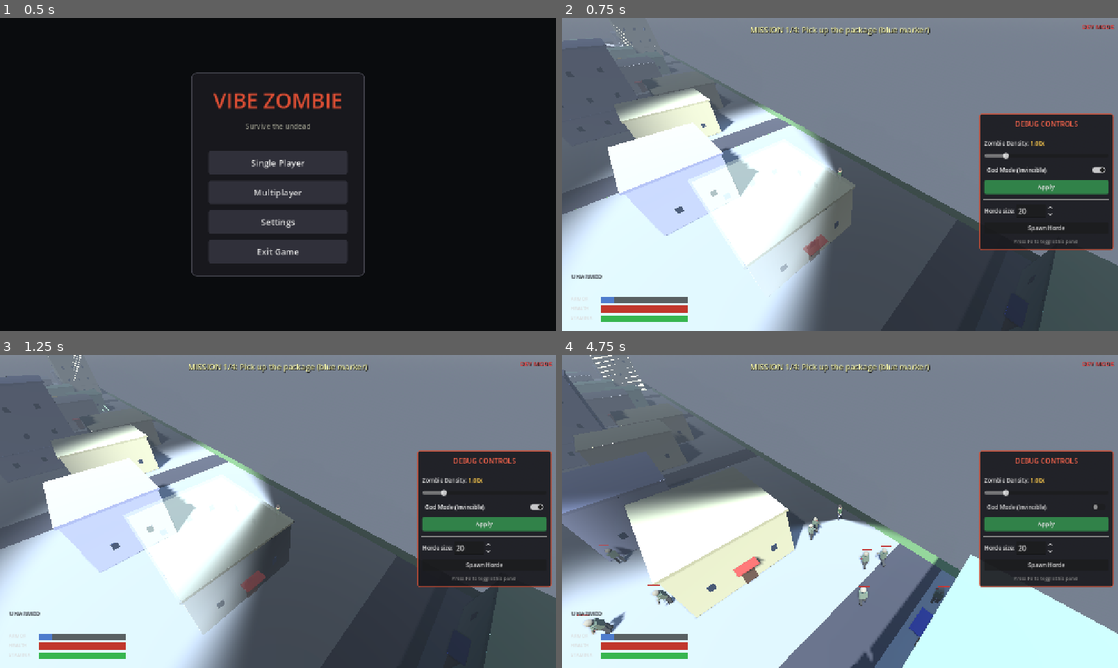
Above: before the commit, frames 1-4 (two rows, left to right).
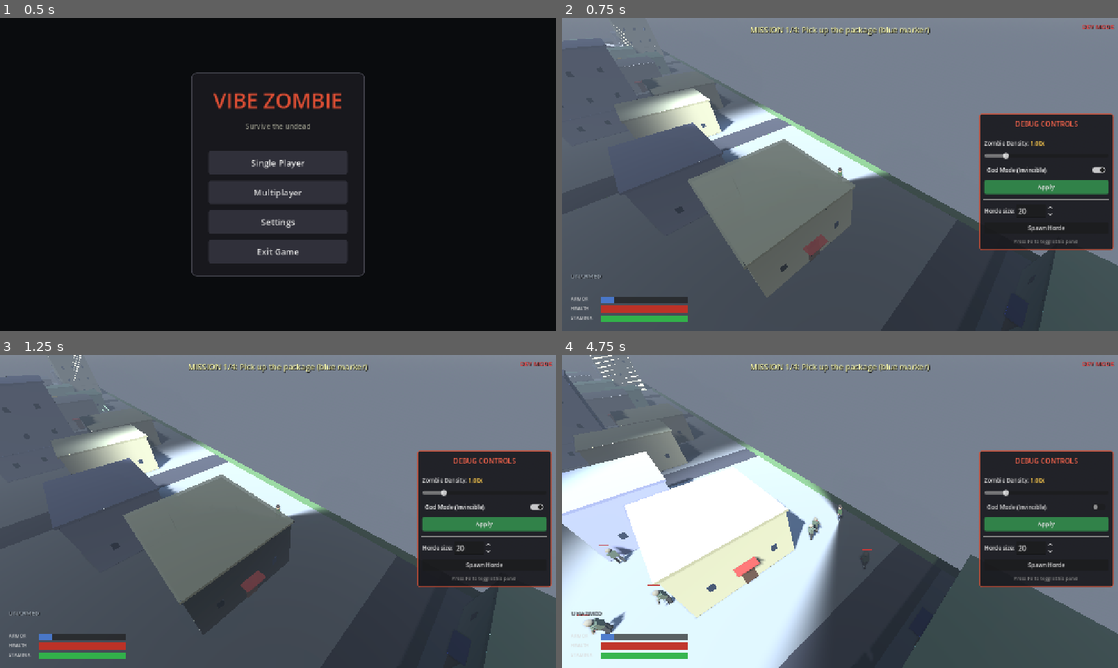
Above: after the commit, the same moments.

Repository: shaoqian2001/vibe-zombie
Game: Godot game, scene res://scenes/TitleMenu.tscn
The game is run twice, just before and just after one commit, with the same random seed, the same clock (stepped at 60 frames per second) and the same inputs.
Inputs (mouse positions are in pixels of both pictures, inside the frame that each line leads up to):
- Up to frame 1 (0.5 s): no input
- Up to frame 2 (0.75 s): click "Single Player" at 0.5 s
- Up to frame 3 (1.25 s): no input
- Up to frame 4 (4.75 s): click "God Mode (Invincible)" at 1.25 s; click "Apply" at 2 s; click "Spawn Horde" at 2.75 s; tap F (interact) at 3.5 s; move the mouse to (962, 495) at 3.52 s; hold D (move_right) 3.53-4.28 s; hold F (interact) 3.53-4.28 s; click (962, 495) at 3.67 s; move the mouse to (728, 527) at 4.27 s; hold S (move_backward) from 4.28 s (still down); click (728, 527) at 4.35 s

Frame 1 is identical in both runs. In frame 2, 28% of the frame differs, in the area x 0-59%, y 27-100%; in frame 3, 27%; in frame 4, 30%, in the area x 0-100%, y 23-100%.

Commit message:
fix: 2-segment spine + FOV cone follows aim instead of legs
1. Body continuity. Reverted the pelvis and torso back to their
   original BoxMesh shapes (the user wanted the upper body unchanged)
   and instead split the spine into two pivots so the twist between
   the lower body and upper body distributes across two seams instead
   of tearing in one place at the waist:

   - _spine rotates by 50% of the aim offset (lower abdomen segment)
   - _chest (a new child of _spine) rotates by the other 50%
     (upper torso, shoulders, neck/head)

   The visible torso is built from two stacked boxes (abdomen + chest)
   that together match the original 0.48 × 0.55 × 0.28 silhouette
   exactly. From the outside the body still looks like one shirted
   torso block — but each seam (waist and mid-torso) only carries
   half the twist, so the rotation reads as a continuous bend instead
   of one big break. Lean (sprint forward pitch) is split the same
   50/50 way so the back curves rather than hinging.

   IK off-hand now resolves in chest-local space because the right
   shoulder moved to _chest.

2. Vision cone. fov_culler computed `facing` from the player's body
   forward (the lower body, which now tracks movement). Switched to
   reading the player's look_target and pointing the cone at the
   aim direction instead — the visible FOV swings with the gun, not
   with the legs. Falls back to body forward when look_target is
   unset (first frame, no-aim peers).

Diff:
--- a/scripts/fov_culler.gd
+++ b/scripts/fov_culler.gd
@@ -138,7 +138,19 @@
 	var ppos := _player.global_position
 	var head_xz := Vector2(ppos.x, ppos.z)
 
-	var fwd3 := _player.global_transform.basis.z
+	# Vision cone follows the upper-body aim direction, not the lower-body
+	# movement direction — when the character's lower body faces forward
+	# while the player aims the mouse left, the visible cone should swing
+	# with the gun, not the legs. Fall back to body forward if look_target
+	# hasn't been set (very first frame, or a player with no aim input).
+	var fwd3: Vector3 = _player.global_transform.basis.z
+	if "look_target" in _player:
+		var target = _player.look_target
+		if target is Vector3 and target != Vector3.INF:
+			var aim: Vector3 = target - _player.global_position
+			aim.y = 0.0
+			if aim.length_squared() > 0.01:
+				fwd3 = aim.normalized()
 	var facing := Vector2(fwd3.x, fwd3.z)
 	if facing.length_squared() < 0.0001:
 		facing = Vector2(0.0, 1.0)
--- a/scripts/player.gd
+++ b/scripts/player.gd
@@ -84,6 +84,10 @@
 # Visual torso mesh — bobs slightly on the walk cycle without driving its
 # parent spine transform.
 var _torso_mesh: Node3D = null
+# Chest pivot — second stage of the spine. The spine yaws by half the
+# aim offset, the chest yaws by the other half on top, so the twist is
+# distributed across two seams instead of one big break at the waist.
+var _chest: Node3D = null
 # Shoulders + elbows. Shoulders are the animation pivots — rotating them
 # swings the entire arm chain (upper arm → forearm → hand → weapon grip)
 # as one. Elbows pivot the forearm independently for tight poses.
@@ -144,10 +148,15 @@
 const THIGH_LEN := 0.40
 const SHIN_LEN := 0.30
 const FOOT_HEIGHT := 0.08
+# The torso is split into a lower abdomen segment (attached to _spine) and
+# an upper chest segment (attached to _chest, a child of _spine). The
+# chest sits CHEST_Y above the spine origin; shoulders/neck attach inside
+# the chest so they live above the upper seam.
+const CHEST_Y := 0.20
 const SHOULDER_X := 0.22
-const SHOULDER_Y_IN_SPINE := 0.50
+const SHOULDER_Y_IN_CHEST := 0.30
 const SHOULDER_Z := 0.02
-const NECK_Y_IN_SPINE := 0.55
+const NECK_Y_IN_CHEST := 0.35
 
 ## Per-weapon arm poses + kick parameters. Angles are in degrees.
 ## Each arm carries either:
@@ -257,7 +266,7 @@
 func _cache_body_parts() -> void:
 	for legacy in ["Torso", "LegLeft", "LegRight", "ArmLeft", "ArmRight",
 				   "Head", "Hair", "EyeLeft", "EyeRight", "Belt",
-				   "Hips", "Spine"]:
+				   "Hips", "Spine", "Chest", "Abdomen"]:
 		var n := get_node_or_null(legacy)
 		if n != null:
 			n.queue_free()
@@ -296,32 +305,24 @@
 	add_child(_hips)
 
 	# Belt — sits on top of the hip joint as the visual waistline.
-	var belt_mesh := CylinderMesh.new()
-	belt_mesh.top_radius = 0.18
-	belt_mesh.bottom_radius = 0.18
-	belt_mesh.height = 0.06
+	var belt_mesh := BoxMesh.new()
+	belt_mesh.size = Vector3(0.50, 0.06, 0.32)
 	belt_mesh.material = belt_mat
 	var belt := MeshInstance3D.new()
 	belt.name = "Belt"
 	belt.mesh = belt_mesh
-	belt.position = Vector3(0, -0.02, 0)
-	belt.scale = Vector3(1.0, 1.0, 0.80)  # belly is flatter than wide
+	belt.position = Vector3(0, -0.03, 0)
 	belt.cast_shadow = GeometryInstance3D.SHADOW_CASTING_SETTING_ON
 	_hips.add_child(belt)
 
-	# Pelvis — tapered cylinder so the visible silhouette flares from a
-	# narrow waist down to the hip joints. Bottom radius matches roughly
-	# the leg-pivot offset (±0.13) so the legs grow naturally out of it.
-	var pelvis_mesh := CylinderMesh.new()
-	pelvis_mesh.top_radius = 0.16
-	pelvis_mesh.bottom_radius = 0.17
-	pelvis_mesh.height = 0.18
+	# Pelvis fill — short visual block joining the two legs to the spine.
+	var pelvis_mesh := BoxMesh.new()
+	pelvis_mesh.size = Vector3(0.34, 0.16, 0.28)
 	pelvis_mesh.material = pants_mat
 	var pelvis := MeshInstance3D.new()
 	pelvis.name = "Pelvis"
 	pelvis.mesh = pelvis_mesh
-	pelvis.position = Vector3(0, -0.09, 0)
-	pelvis.scale = Vector3(1.0, 1.0, 0.85)
+	pelvis.position = Vector3(0, -0.06, 0)
 	pelvis.cast_shadow = GeometryInstance3D.SHADOW_CASTING_SETTING_ON
 	_hips.add_child(pelvis)
 
@@ -337,52 +338,69 @@
 	_spine.position = Vector3(0, HIP_Y, 0)
 	add_child(_spine)
 
-	# Torso — tapered cylinder. The narrow bottom (radius 0.15) sits *inside*
-	# the pelvis (whose top radius is 0.16) with a few cm of vertical
-	# overlap, so the spine's yaw pivot is hidden inside the hip mesh. The
-	# round cross-section is rotationally symmetric, so even when the spine
-	# twists toward the aim the waist outline doesn't show a visible seam
-	# against the pelvis. The mesh widens to shoulder width at the top.
-	# Z-scale flattens the cylinder so the body reads as wider than deep.
+	# Torso = abdomen (lower) + chest (upper) — two stacked boxes that
+	# together form the original single-block torso silhouette (same width,
+	# depth and total height as before). The split lets the spine twist
+	# distribute across two seams: the spine pivot below the abdomen rolls
+	# half the aim offset, the chest pivot between abdomen and chest rolls
+	# the other half. From the outside the body still reads as one shirted
+	# torso block, but the rotation feels continuous instead of tearing in
+	# one place at the waist.
+	var torso_mat := StandardMaterial3D.new()
+	torso_mat.albedo_color = Color(0.22, 0.35, 0.18, 1)
+	torso_mat.roughness = 0.85
+
+	# Abdomen mesh — lower CHEST_Y of the torso, attached to _spine.
+	# _torso_mesh wraps it for the walk-cycle bob.
 	_torso_mesh = Node3D.new()
 	_torso_mesh.name = "TorsoBob"
 	_spine.add_child(_torso_mesh)
-	var torso_geo := MeshInstance3D.new()
-	torso_geo.name = "Torso"
-	var torso_mesh_res := CylinderMesh.new()
-	torso_mesh_res.top_radius = 0.24
-	torso_mesh_res.bottom_radius = 0.15
-	torso_mesh_res.height = 0.62
-	var torso_mat := StandardMaterial3D.new()
-	torso_mat.albedo_color = Color(0.22, 0.35, 0.18, 1)
-	torso_mat.roughness = 0.85
-	torso_mesh_res.material = torso_mat
-	torso_geo.mesh = torso_mesh_res
-	# Center is a touch lower than the bone midpoint so the bottom slips a
-	# few cm inside the pelvis, masking the waist seam.
-	torso_geo.position = Vector3(0, 0.26, 0)
-	torso_geo.scale = Vector3(1.0, 1.0, 0.65)
-	torso_geo.cast_shadow = GeometryInstance3D.SHADOW_CASTING_SETTING_ON
-	_torso_mesh.add_child(torso_geo)
+	var abdomen_geo := MeshInstance3D.new()
+	abdomen_geo.name = "Abdomen"
+	var abdomen_mesh_res := BoxMesh.new()
+	abdomen_mesh_res.size = Vector3(0.48, CHEST_Y, 0.28)
+	abdomen_mesh_res.material = torso_mat
+	abdomen_geo.mesh = abdomen_mesh_res
+	abdomen_geo.position = Vector3(0, CHEST_Y * 0.5, 0)
+	abdomen_geo.cast_shadow = GeometryInstance3D.SHADOW_CASTING_SETTING_ON
+	_torso_mesh.add_child(abdomen_geo)
 	_torso_mesh_rest = _torso_mesh.transform
 
-	# Shoulders as children of spine, mirrored on X. Build the two-bone arm
-	# chain through _build_arm_chain (reused from the original rig).
+	# Chest pivot — second articulation point. Children inherit the spine's
+	# yaw and add their own on top, so the visible chest block sits at the
+	# upper half of the torso and twists slightly further than the abdomen.
+	_chest = Node3D.new()
+	_chest.name = "Chest"
+	_chest.position = Vector3(0, CHEST_Y, 0)
+	_spine.add_child(_chest)
+
+	var chest_height := 0.55 - CHEST_Y  # remaining torso height above the seam
+	var chest_geo := MeshInstance3D.new()
+	chest_geo.name = "Chest"
+	var chest_mesh_res := BoxMesh.new()
+	chest_mesh_res.size = Vector3(0.48, chest_height, 0.28)
+	chest_mesh_res.material = torso_mat
+	chest_geo.mesh = chest_mesh_res
+	chest_geo.position = Vector3(0, chest_height * 0.5, 0)
+	chest_geo.cast_shadow = GeometryInstance3D.SHADOW_CASTING_SETTING_ON
+	_chest.add_child(chest_geo)
+
+	# Shoulders as children of the chest so they ride the full aim yaw.
 	_right_shoulder = _build_arm_chain(
-		"RightShoulder", Vector3(SHOULDER_X, SHOULDER_Y_IN_SPINE, SHOULDER_Z),
-		sleeve_mat, skin_mat, true, _spine,
+		"RightShoulder", Vector3(SHOULDER_X, SHOULDER_Y_IN_CHEST, SHOULDER_Z),
+		sleeve_mat, skin_mat, true, _chest,
 	)
 	_left_shoulder = _build_arm_chain(
-		"LeftShoulder", Vector3(-SHOULDER_X, SHOULDER_Y_IN_SPINE, SHOULDER_Z),
-		sleeve_mat, skin_mat, false, _spine,
+		"LeftShoulder", Vector3(-SHOULDER_X, SHOULDER_Y_IN_CHEST, SHOULDER_Z),
+		sleeve_mat, skin_mat, false, _chest,
 	)
 
-	# Neck + head + hair + eyes as a chain on the spine. The neck pivot lets
-	# the head turn toward the aim without rotating the torso.
+	# Neck + head + hair + eyes hang off the chest so the head also gets
+	# the full aim-driven yaw.
 	_neck = Node3D.new()
 	_neck.name = "Neck"
-	_neck.position = Vector3(0, NECK_Y_IN_SPINE, 0)
-	_spine.add_child(_neck)
+	_neck.position = Vector3(0, NECK_Y_IN_CHEST, 0)
+	_chest.add_child(_neck)
 	_neck_rest = _neck.transform
 
 	_head = Node3D.new()
@@ -1831,11 +1849,16 @@
 			aim_yaw = wrapf(target_yaw - rotation.y, -PI, PI)
 	# Low-pass the aim yaw so the spine twist eases rather than snapping.
 	_aim_yaw_smooth = lerpf(_aim_yaw_smooth, aim_yaw, clampf(delta * 10.0, 0.0, 1.0))
-	# The body yaw (rotation.y) is already kept within ±90° of the aim by
-	# _rotate_to_face_mouse, so the spine just needs to cover whatever's
-	# left. Take ~55% of the offset; the head takes the rest (capped to
-	# ±65°) so we never crank past human range.
-	var spine_aim_yaw: float = clampf(_aim_yaw_smooth, deg_to_rad(-90.0), deg_to_rad(90.0)) * 0.55
+	# Total upper-body twist (relative to the lower body). The body yaw is
+	# already kept within ±90° of the aim by _rotate_to_face_mouse, so this
+	# is what spine + chest + head need to cover between them.
+	var total_twist: float = clampf(_aim_yaw_smooth, deg_to_rad(-90.0), deg_to_rad(90.0))
+	# Split the twist 50/50 across the spine and chest pivots so the
+	# rotation seam at the waist becomes two smaller seams, each only half
+	# the angle — visually reads as a continuous twist instead of one big
+	# tear where the upper body meets the lower body.
+	var spine_yaw: float = total_twist * 0.5
+	var chest_yaw: float = total_twist * 0.5
 
 	# Hips strictly follow the body yaw — the lower body should face the
 	# direction of movement without any aim-driven counter-rotation.
@@ -1845,12 +1868,17 @@
 			Vector3(0, HIP_Y, 0),
 		)
 	# Spine pitch — small forward lean when sprinting so the silhouette
-	# reads as "running" rather than "shuffling fast".
+	# reads as "running" rather than "shuffling fast". Lean is also split
+	# between spine and chest so the back curves rather than hinging.
 	var spine_pitch: float = deg_to_rad(lerpf(0.0, 9.0, clampf((speed_ratio - 1.0), 0.0, 1.0)))
 	if _spine:
-		var spine_basis := Basis(Vector3.UP, spine_aim_yaw - swing_sin * spine_counter_yaw_amp)
-		spine_basis = spine_basis * Basis(Vector3.RIGHT, -spine_pitch)
+		var spine_basis := Basis(Vector3.UP, spine_yaw - swing_sin * spine_counter_yaw_amp * 0.5)
+		spine_basis = spine_basis * Basis(Vector3.RIGHT, -spine_pitch * 0.5)
 		_spine.transform = Transform3D(spine_basis, Vector3(0, HIP_Y, 0))
+	if _chest:
+		var chest_basis := Basis(Vector3.UP, chest_yaw - swing_sin * spine_counter_yaw_amp * 0.5)
+		chest_basis = chest_basis * Basis(Vector3.RIGHT, -spine_pitch * 0.5)
+		_chest.transform = Transform3D(chest_basis, Vector3(0, CHEST_Y, 0))
 
 	# --- Torso bob (independent of the spine twist/lean) ---
 	if _torso_mesh:
@@ -1859,8 +1887,10 @@
 		_torso_mesh.transform = torso_xf
 
 	# --- Neck/head: turn toward the aim and a tiny tilt. Range is tighter
-	# than the spine — neck shouldn't crank past ~70°.
-	var head_yaw: float = clampf(_aim_yaw_smooth - spine_aim_yaw, deg_to_rad(-65.0), deg_to_rad(65.0))
+	# than the spine — neck shouldn't crank past ~70°. Head sits on the
+	# chest (which has full upper-body yaw), so this delta is the leftover.
+	var head_yaw: float = clampf(total_twist - spine_yaw - chest_yaw,
+		deg_to_rad(-65.0), deg_to_rad(65.0))
 	if _neck:
 		_neck.transform = _neck_rest * Transform3D(Basis(Vector3.UP, head_yaw), Vector3.ZERO)
 
@@ -1917,17 +1947,17 @@
 ## weapon's current world transform here gives us a target that already
 ## includes the trigger-hand kick.
 func _solve_off_hand_ik() -> void:
-	if _spine == null or _right_shoulder == null or _right_elbow == null:
+	if _chest == null or _right_shoulder == null or _right_elbow == null:
 		return
 	var weapon_node := _current_weapon_node()
 	if weapon_node == null:
 		return
-	# Target in WORLD space → convert into spine-local since the right
-	# shoulder is a child of the spine.
+	# Target in WORLD space → convert into CHEST-local since the right
+	# shoulder is a child of the chest (the upper spine segment).
 	var target_world: Vector3 = weapon_node.global_transform * _off_hand_anchor_local
-	var target_local: Vector3 = _spine.global_transform.affine_inverse() * target_world
-	# Shoulder pivot lives at a known offset inside the spine.
-	var shoulder_pos := Vector3(SHOULDER_X, SHOULDER_Y_IN_SPINE, SHOULDER_Z)
+	var target_local: Vector3 = _chest.global_transform.affine_inverse() * target_world
+	# Shoulder pivot lives at a known offset inside the chest.
+	var shoulder_pos := Vector3(SHOULDER_X, SHOULDER_Y_IN_CHEST, SHOULDER_Z)
 	# Pole vector — defines which way the elbow bulges. We want the elbow
 	# to drop straight down (and a hair inward, toward the body centerline)
 	# so the support arm looks tucked rather than chicken-winged outward.
